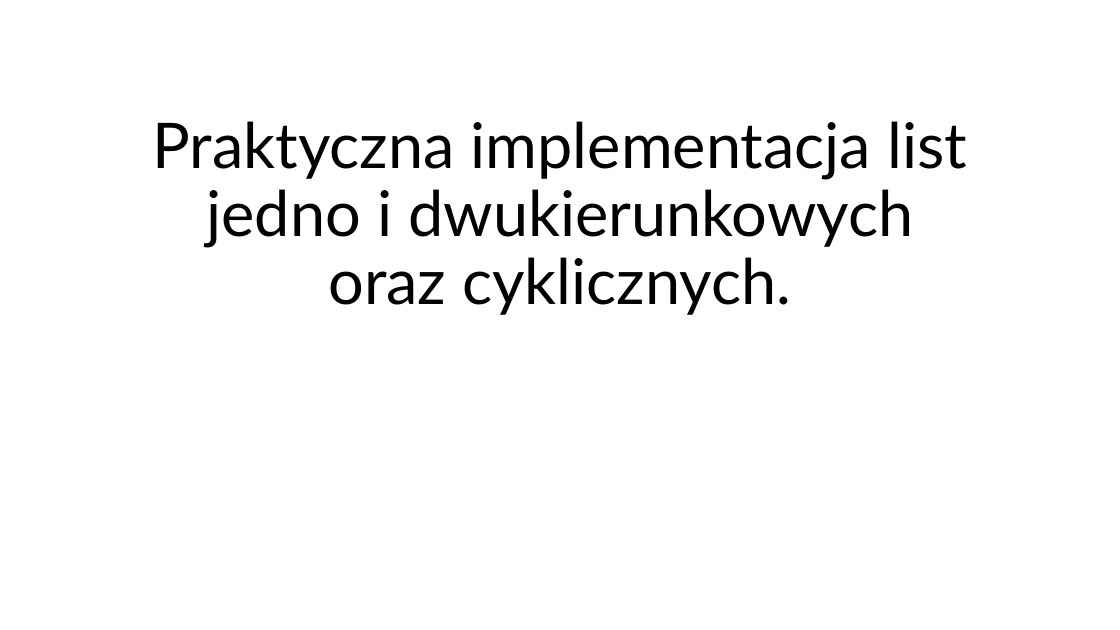
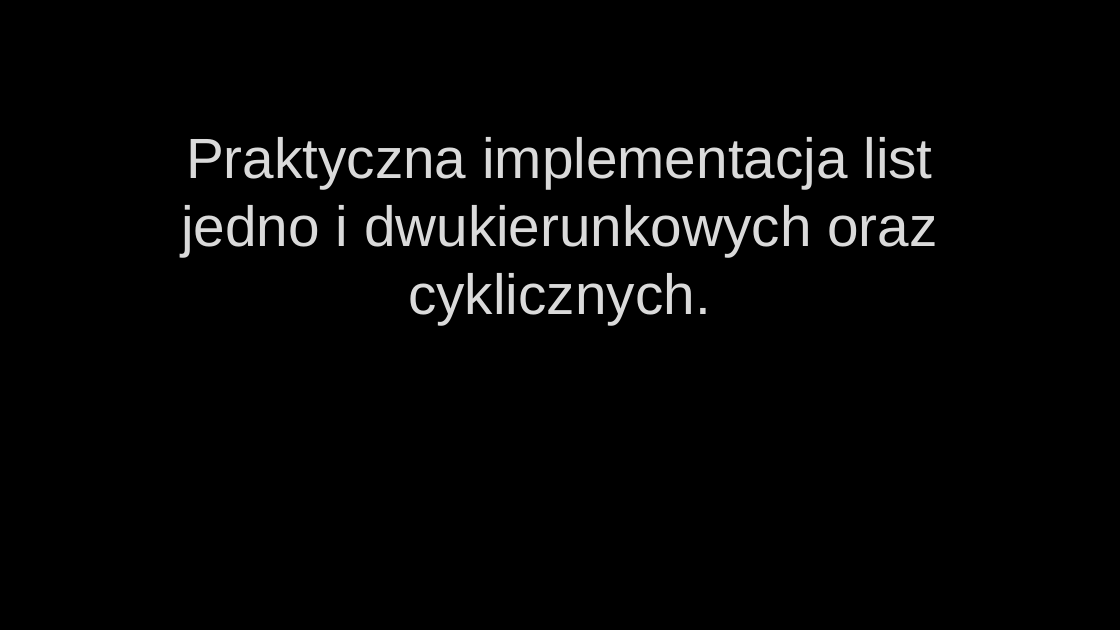
Before and after one commit to 31290/31290_cpp, a slide deck: slide 1 of zadanie_01/lists_imp/dojebanaprezentacjaolistachidlaczegomojaimplementacjajestlepszaastdssiepale.pptx. Drawn at 1120x630 pixels with LibreOffice and Linux fonts; fonts in the diff are those of the drawing; background and template pictures are left out. Boxes give left, top, right and bottom in pixels: in the first picture for what was removed or moved away, otherwise in the second. Text is boxed around its words. In the diff, an @@ line names an element or a change of style, - is before the commit and + after.

```diff
--- a/zadanie_01/lists_imp/dojebanaprezentacjaolistachidlaczegomojaimplementacjajestlepszaastdssiepale.pptx
+++ b/zadanie_01/lists_imp/dojebanaprezentacjaolistachidlaczegomojaimplementacjajestlepszaastdssiepale.pptx
@@ background #FFFFFF to picture (left out) @@
@@ title "Praktyczna implementacja list jedno i ...": place and size @@
-title "Praktyczna implementacja list jedno i ..." at bbox=[153, 121, 967, 315]
+title "Praktyczna implementacja list jedno i ..." at bbox=[181, 137, 937, 325]
@@ title "Praktyczna implementacja list jedno i ..." at bbox=[181, 137, 937, 325]: size 54 to 48.6 pt, font Lato to Arial, text colour #000000 to #DADADA, letter outline none to #404040 0.75 pt; line spacing 0.9 to 1 @@
```
Also in this commit, not shown: 6 slides added, 2 slides removed.
